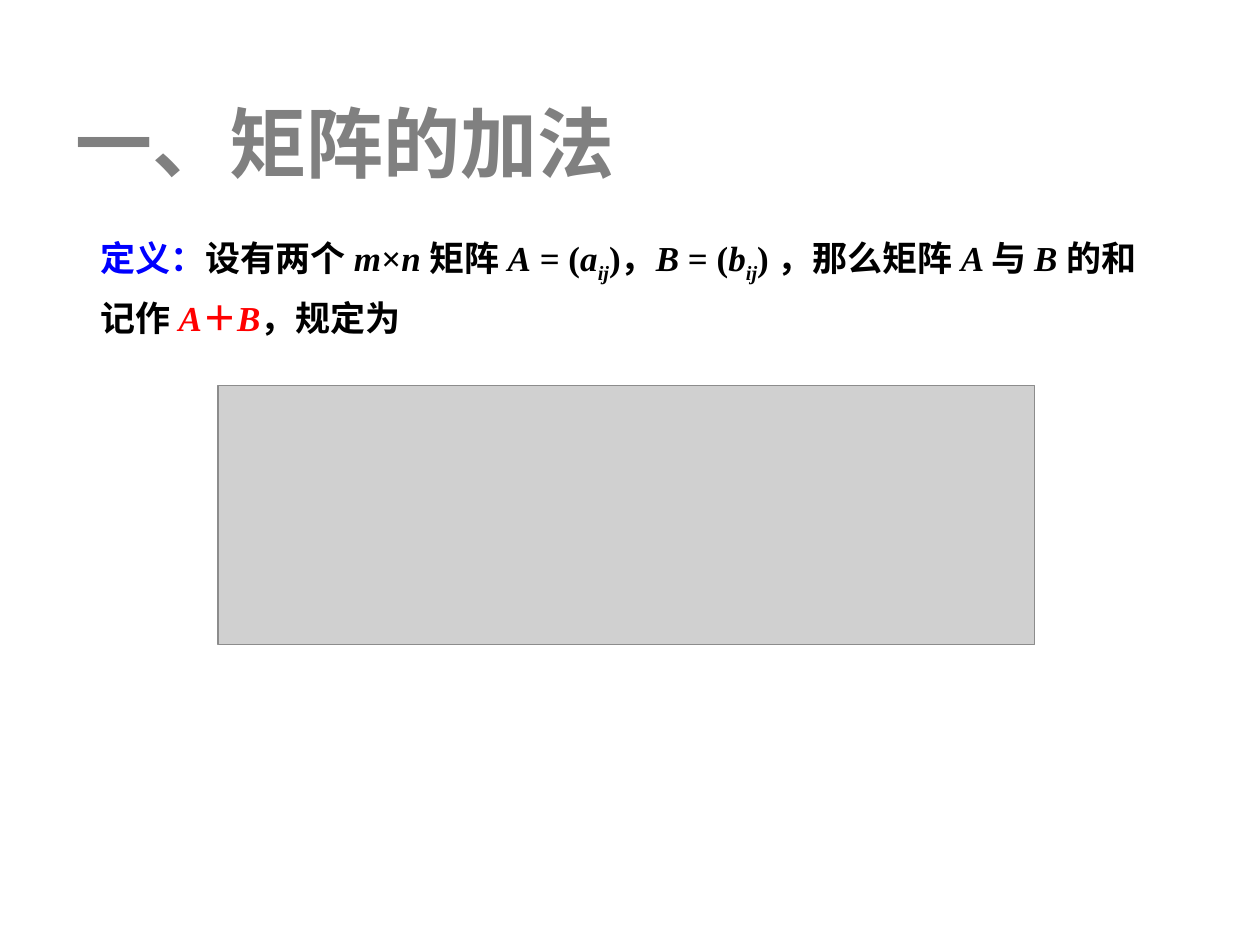
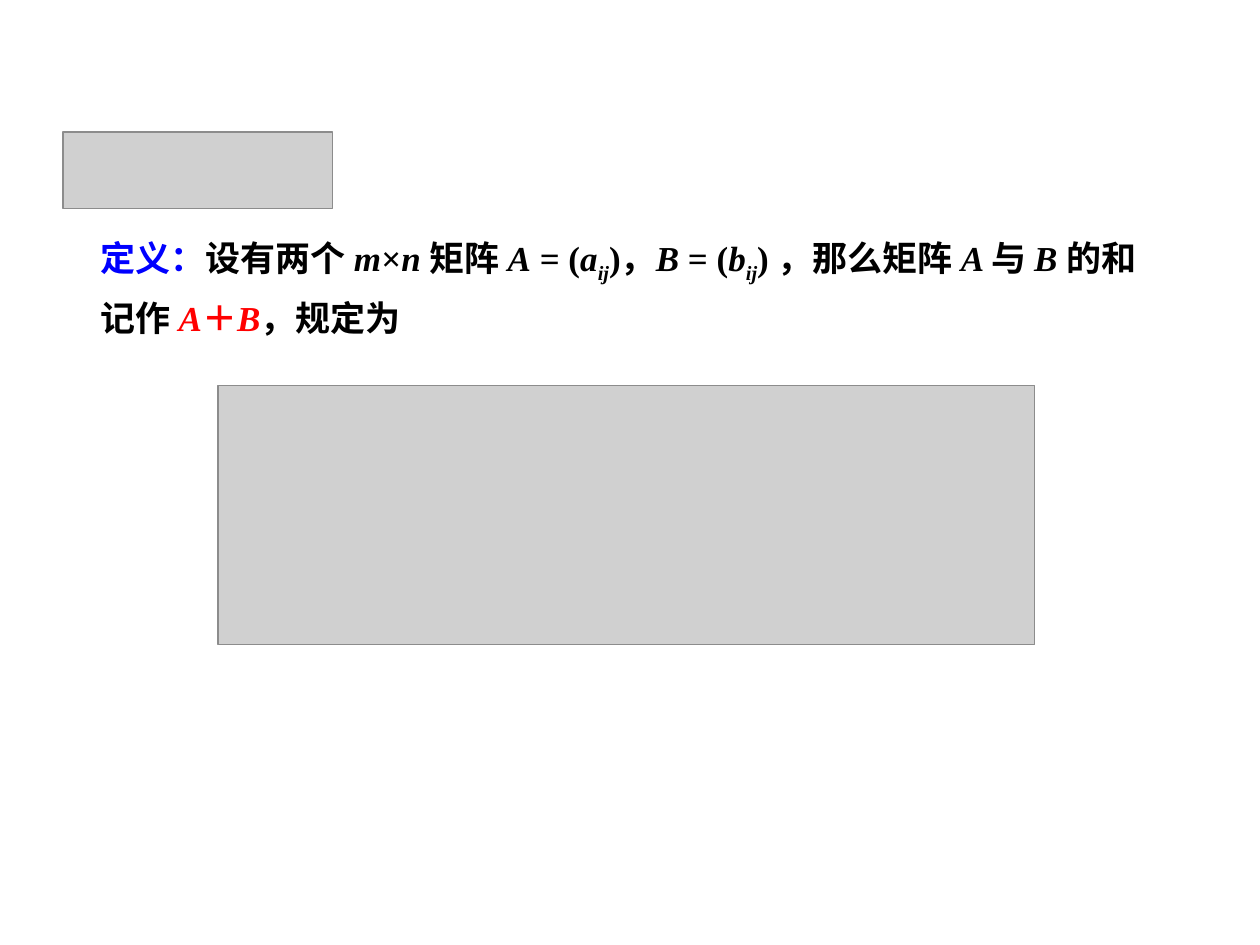
Before and after one commit to zhangbiaomath/zhangbiaomath.github.io, a slide deck: slide 12 of teaching/gaodai/ch4/高等代数第4章-矩阵.ppt. Drawn at 1260x945 pixels with LibreOffice and Linux fonts; fonts in the diff are those of the drawing; grey boxes stand for pictures. Boxes give left, top, right and bottom in pixels: in the first picture for what was removed or moved away, otherwise in the second. Text is boxed around its words. In the diff, an @@ line names an element or a change of style, - is before the commit and + after.

```diff
--- a/teaching/gaodai/ch4/高等代数第4章-矩阵.ppt
+++ b/teaching/gaodai/ch4/高等代数第4章-矩阵.ppt
@@ text removed at (x1=75, y1=106, x2=614, y2=179) @@
-一、矩阵的加法
@@ picture added at (x1=63, y1=132, x2=333, y2=208) @@
```
